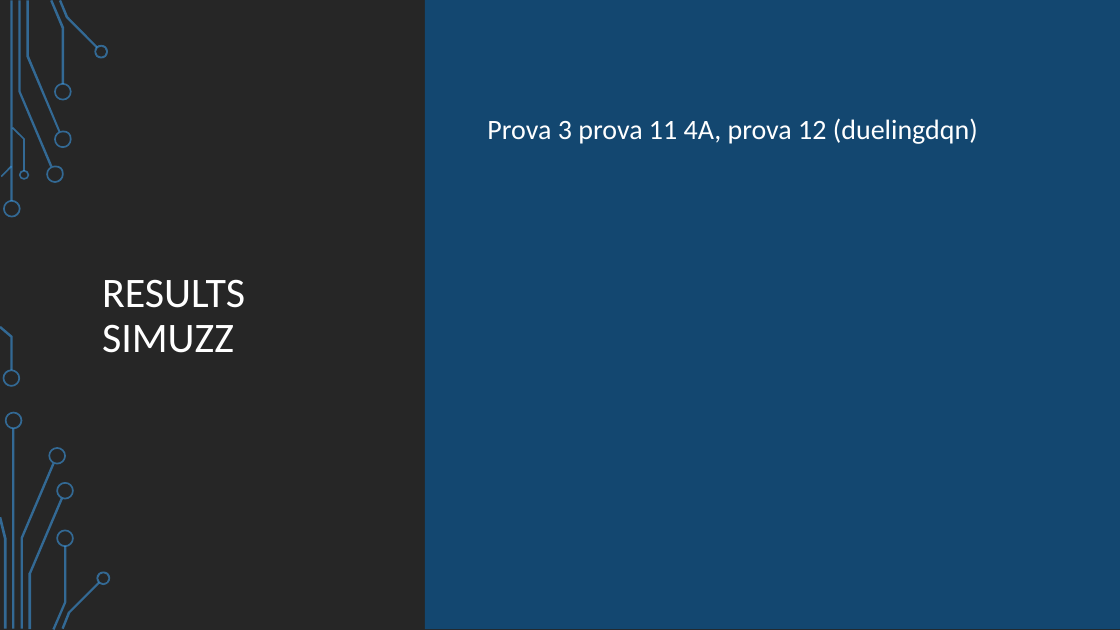
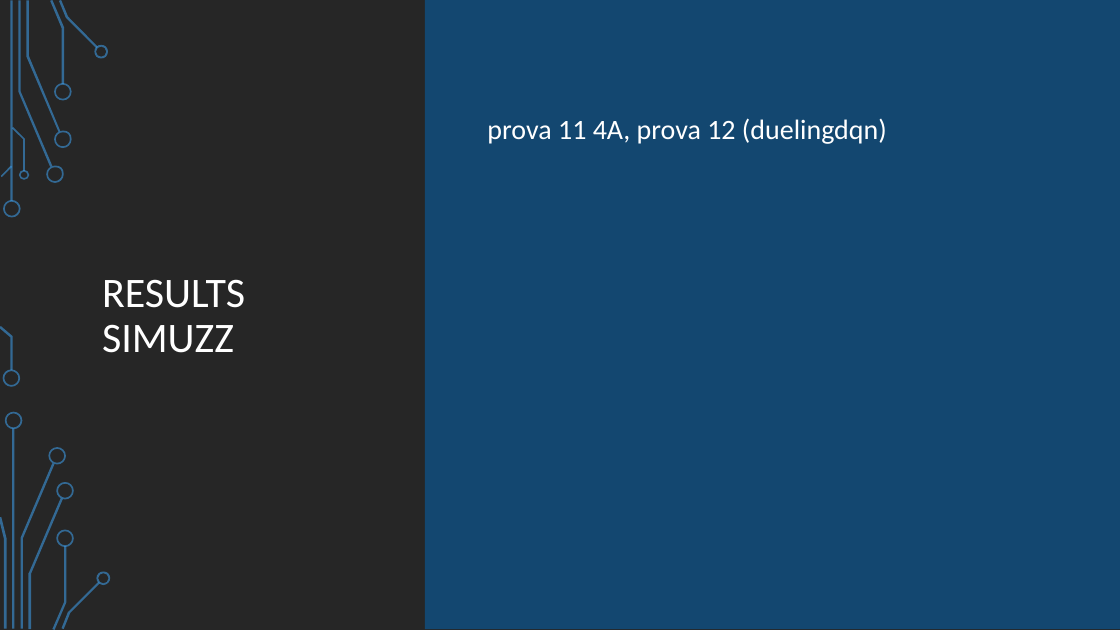
Before and after one commit to SSimuzzz/MobileRobotNavigation, a slide deck: slide 21 of Mini-Project/Group K Final Presentation.pptx (slide 19 before the commit). Drawn at 1120x630 pixels with LibreOffice and Linux fonts; fonts in the diff are those of the drawing; background and template pictures are left out. Boxes give left, top, right and bottom in pixels: in the first picture for what was removed or moved away, otherwise in the second. Text is boxed around its words. In the diff, an @@ line names an element or a change of style, - is before the commit and + after.

```diff
--- a/Mini-Project/Group K Final Presentation.pptx
+++ b/Mini-Project/Group K Final Presentation.pptx
@@ text at (x1=487, y1=118, x2=887, y2=144): text changed @@
-Prova 3 prova 11 4A, prova 12 (duelingdqn)
+prova 11 4A, prova 12 (duelingdqn)
```
Also in this commit, not shown: 2 other slides changed, 2 slides added, 7 other files.
